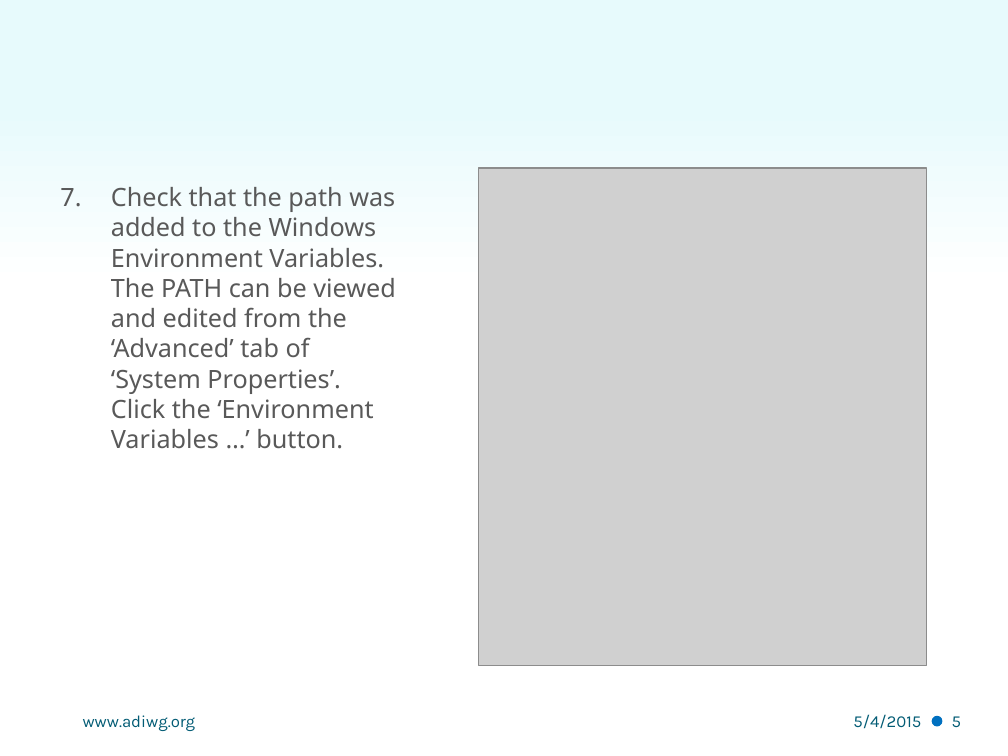
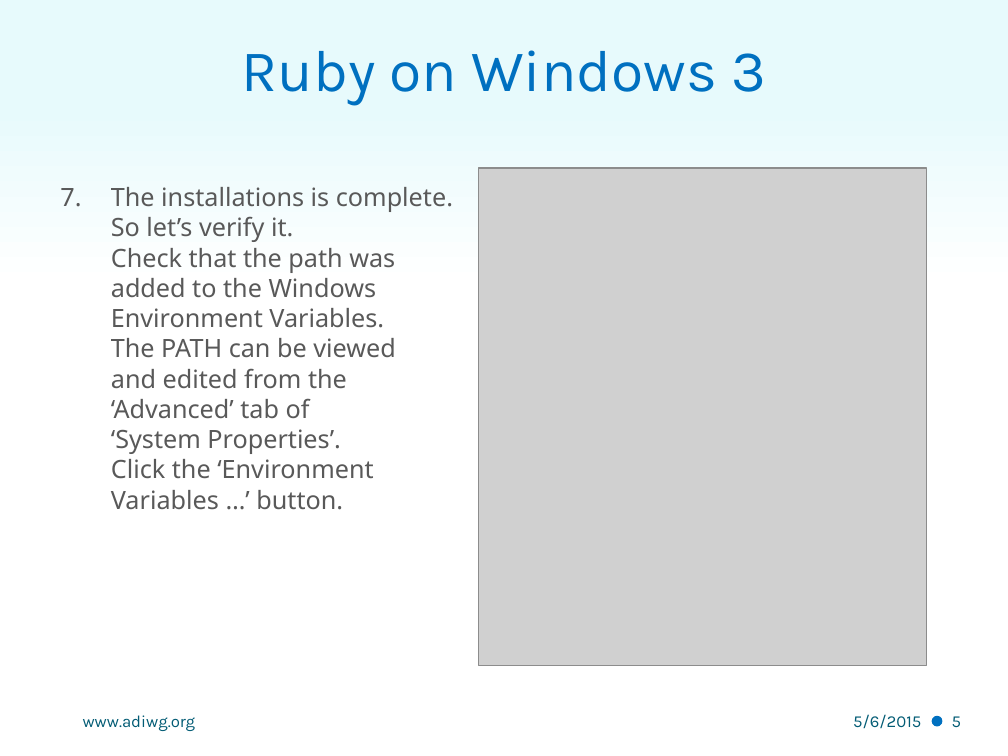
Before and after one commit to adiwg/mdWorkshop, a slide deck: slide 5 of S3 - Windows Installation.pptx. Drawn at 1008x756 pixels with LibreOffice and Linux fonts; fonts in the diff are those of the drawing; grey boxes stand for pictures; background and template pictures are left out. Boxes give left, top, right and bottom in pixels: in the first picture for what was removed or moved away, otherwise in the second. Text is boxed around its words. In the diff, an @@ line names an element or a change of style, - is before the commit and + after.

```diff
--- a/S3 - Windows Installation.pptx
+++ b/S3 - Windows Installation.pptx
@@ title added at box(242, 50, 766, 106), 42 pt, text #0070C0 @@
+Ruby on Windows 3
@@ text at box(111, 187, 453, 510): text changed @@
-7. Check that the path was
-   added to the Windows
-   Environment Variables.
-   The PATH can be viewed
-   and edited from the
-   ‘Advanced’ tab of
-   ‘System Properties’.
-   Click the ‘Environment
-   Variables …’ button.
+7. The installations is complete.
+   So let’s verify it.
+   Check that the path was
+   added to the Windows
+   Environment Variables.
+   The PATH can be viewed
+   and edited from the
+   ‘Advanced’ tab of
+   ‘System Properties’.
+   Click the ‘Environment
+   Variables …’ button.
@@ text at box(853, 714, 921, 729): text changed @@
-5/4/2015
+5/6/2015
```
Also in this commit, not shown: 24 other slides changed, 3 other files.
